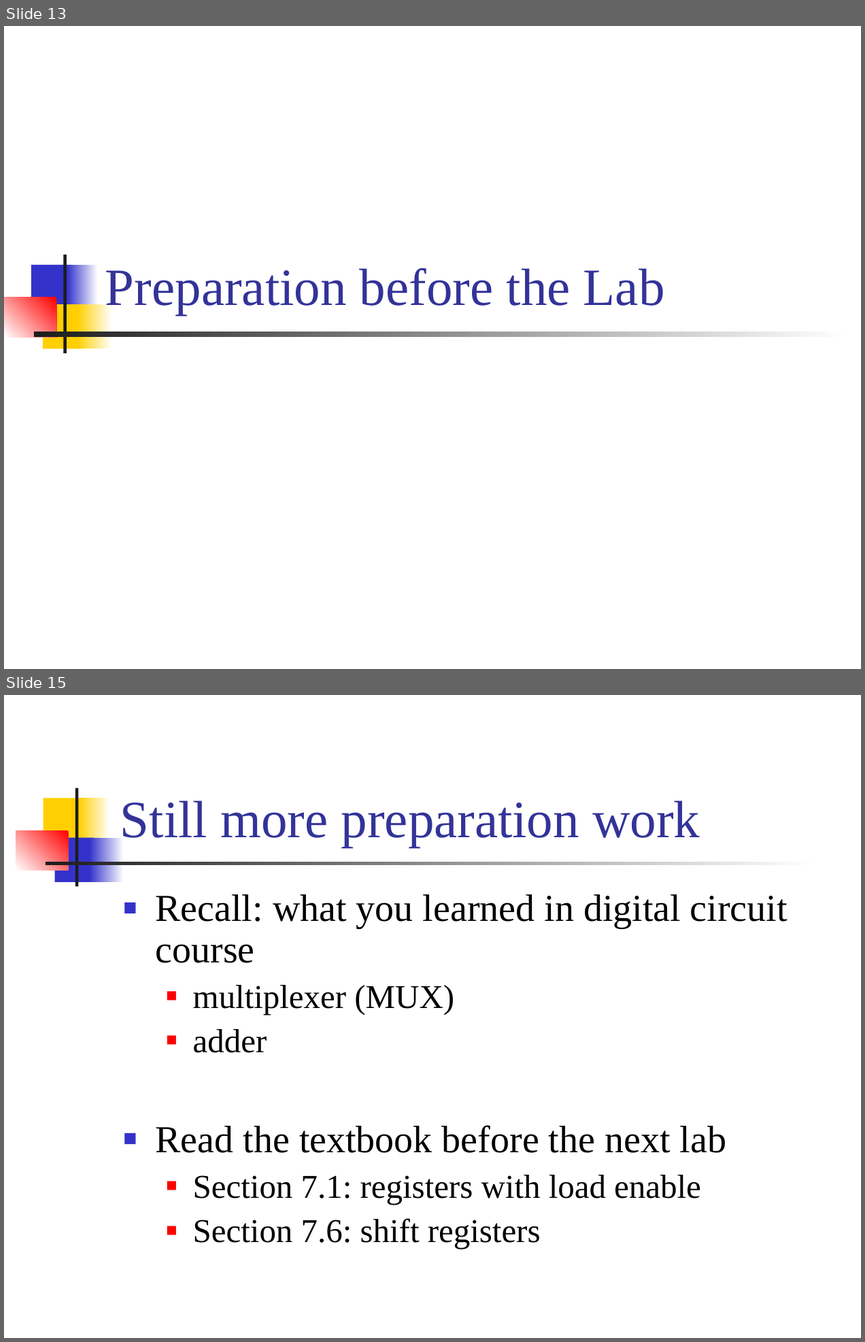
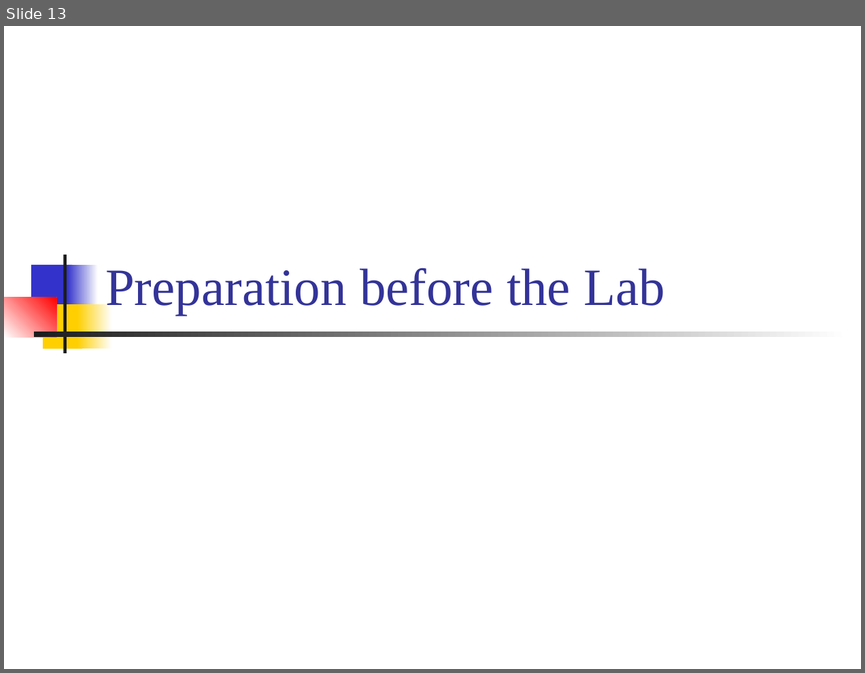
Before and after one commit to CGUSystemCourses/ComputerOrg-2016, a slide deck: Lectures/lec03-registers/lab03-registers.ppt. Shown one above the other, each under a label of ours: slides 13 and 15 before the commit, slide 13 after it; the slides between them are not shown. The pictures are 865x1342 and 865x673 pixels, drawn with LibreOffice and Linux fonts; fonts in the diff are those of the drawing. Boxes give left, top, right and bottom in pixels: in the first picture for what was removed or moved away, otherwise in the second. Text is boxed around its words. In the diff, an @@ line names an element or a change of style, - is before the commit and + after.

Commit message:
slides review before class

```diff
--- a/Lectures/lec03-registers/lab03-registers.ppt
+++ b/Lectures/lec03-registers/lab03-registers.ppt
@@ slide 15 removed at box(4, 695, 861, 1338), background #FFFFFF @@
@@ rectangle removed at box(75, 787, 77, 886) @@
@@ rectangle removed at box(43, 798, 84, 843) @@
@@ rectangle removed at box(79, 798, 110, 843) @@
@@ title removed at box(120, 800, 700, 847) @@
-Still more preparation work
@@ rectangle removed at box(16, 830, 68, 870) @@
@@ rectangle removed at box(54, 837, 94, 882) @@
@@ rectangle removed at box(90, 837, 124, 882) @@
@@ rectangle removed at box(45, 862, 816, 864) @@
@@ text removed at box(156, 894, 787, 1249) @@
-■ Recall: what you learned in digital circuit course
-  ■ multiplexer (MUX)
-  ■ adder
-■ Read the textbook before the next lab
-  ■ Section 7.1: registers with load enable
-  ■ Section 7.6: shift registers
```
Also in this commit, not shown: 12 other slides changed, 1 slide added, 1 other slide removed, 2 other files.
